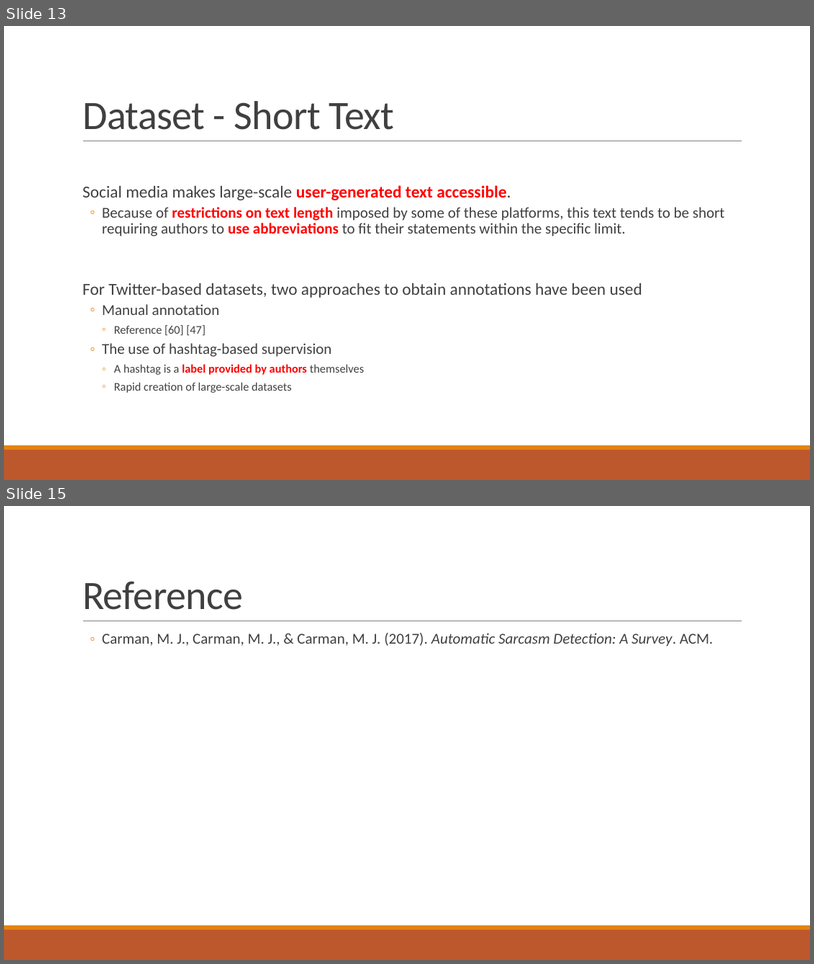
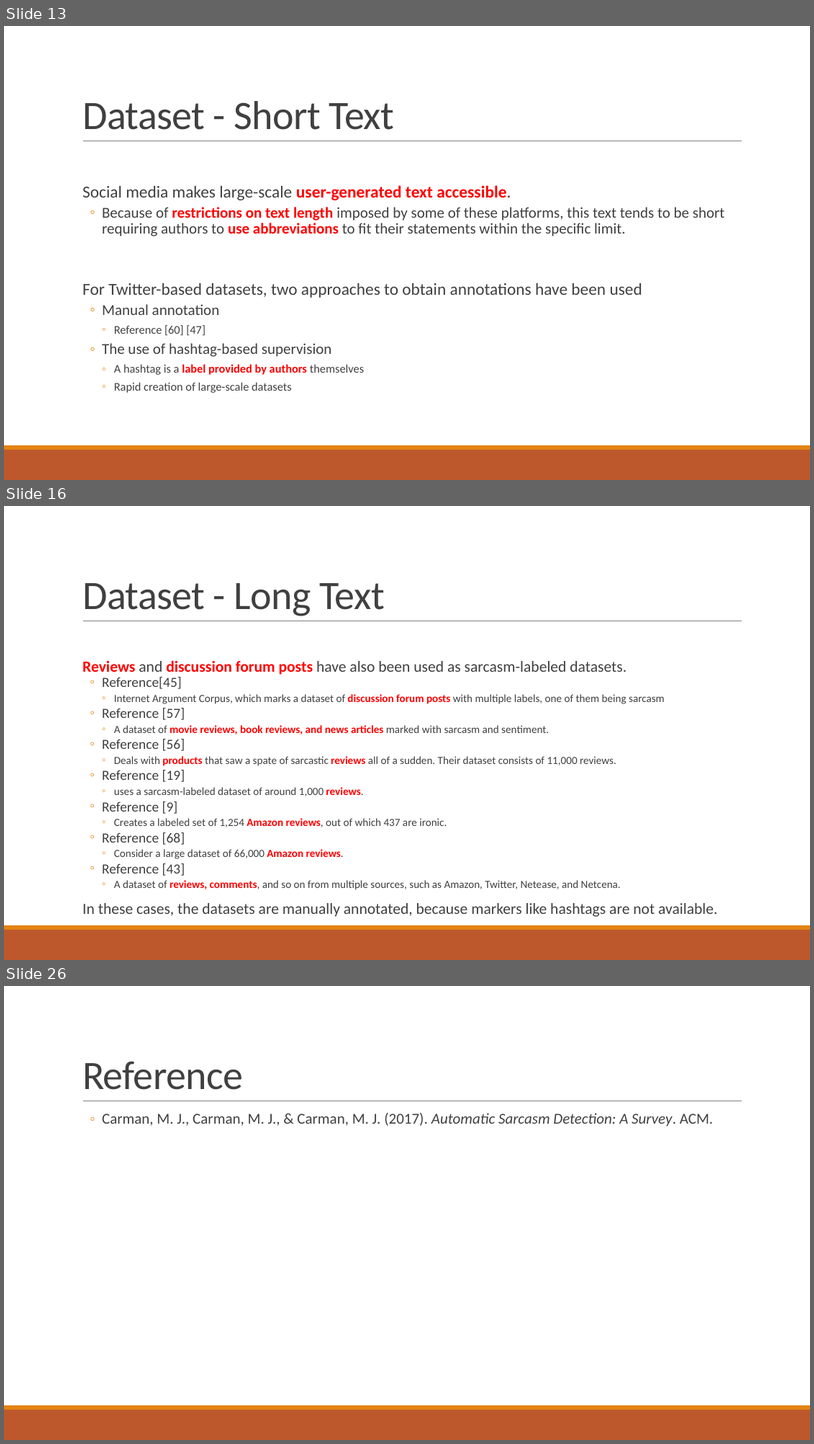
Before and after one commit to liangxh/grad, a slide deck: [文献调研] Automatic Sarcasm Detection A Survey.pptx. Shown one above the other, each under a label of ours: slides 13 and 15 before the commit, slides 13, 16 and 26 after it; the slides between them are not shown. The pictures are 814x964 and 814x1444 pixels, drawn with LibreOffice and Linux fonts; fonts in the diff are those of the drawing. Boxes give left, top, right and bottom in pixels: in the first picture for what was removed or moved away, otherwise in the second. Text is boxed around its words. In the diff, an @@ line names an element or a change of style, - is before the commit and + after.

```diff
--- a/[文献调研] Automatic Sarcasm Detection A Survey.pptx
+++ b/[文献调研] Automatic Sarcasm Detection A Survey.pptx
@@ slide 16 added at (x1=4, y1=506, x2=810, y2=960), background #FFFFFF; not listed: 3 template elements that a slide beside it also shows @@
@@ title added at (x1=82, y1=583, x2=385, y2=616), 48 pt, text #404040 @@
+Dataset - Long Text
@@ text added at (x1=82, y1=661, x2=718, y2=916), 12.9 pt, text #404040 @@
+  Reviews and discussion forum posts have also been used as sarcasm-labeled datasets.
+  ◦ Reference[45]
+    ◦ Internet Argument Corpus, which marks a dataset of discussion forum posts with multiple labels, one of them being sarcasm
+  ◦ Reference [57]
+    ◦ A dataset of movie reviews, book reviews, and news articles marked with sarcasm and sentiment.
+  ◦ Reference [56]
+    ◦ Deals with products that saw a spate of sarcastic reviews all of a sudden. Their dataset consists of 11,000 reviews.
+  ◦ Reference [19]
+    ◦ uses a sarcasm-labeled dataset of around 1,000 reviews.
+  ◦ Reference [9]
+    ◦ Creates a labeled set of 1,254 Amazon reviews, out of which 437 are ironic.
+  ◦ Reference [68]
+    ◦ Consider a large dataset of 66,000 Amazon reviews.
+  ◦ Reference [43]
+    ◦ A dataset of reviews, comments, and so on from multiple sources, such as Amazon, Twitter, Netease, and Netcena.
+  In these cases, the datasets are manually annotated, because markers like hashtags are not available.
@@ what was slide 15 is now slide 26 @@
```
Also in this commit, not shown: 10 other slides added.
